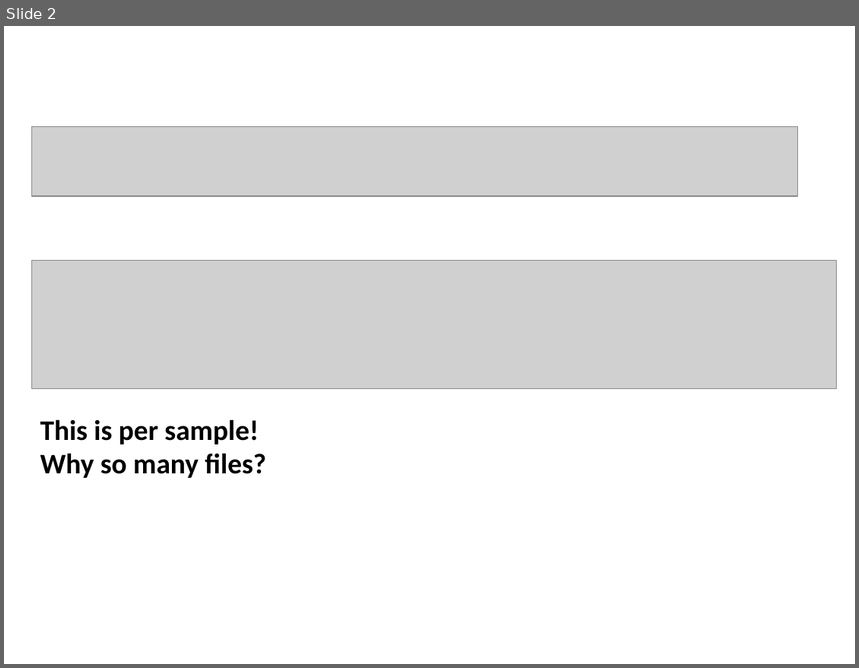
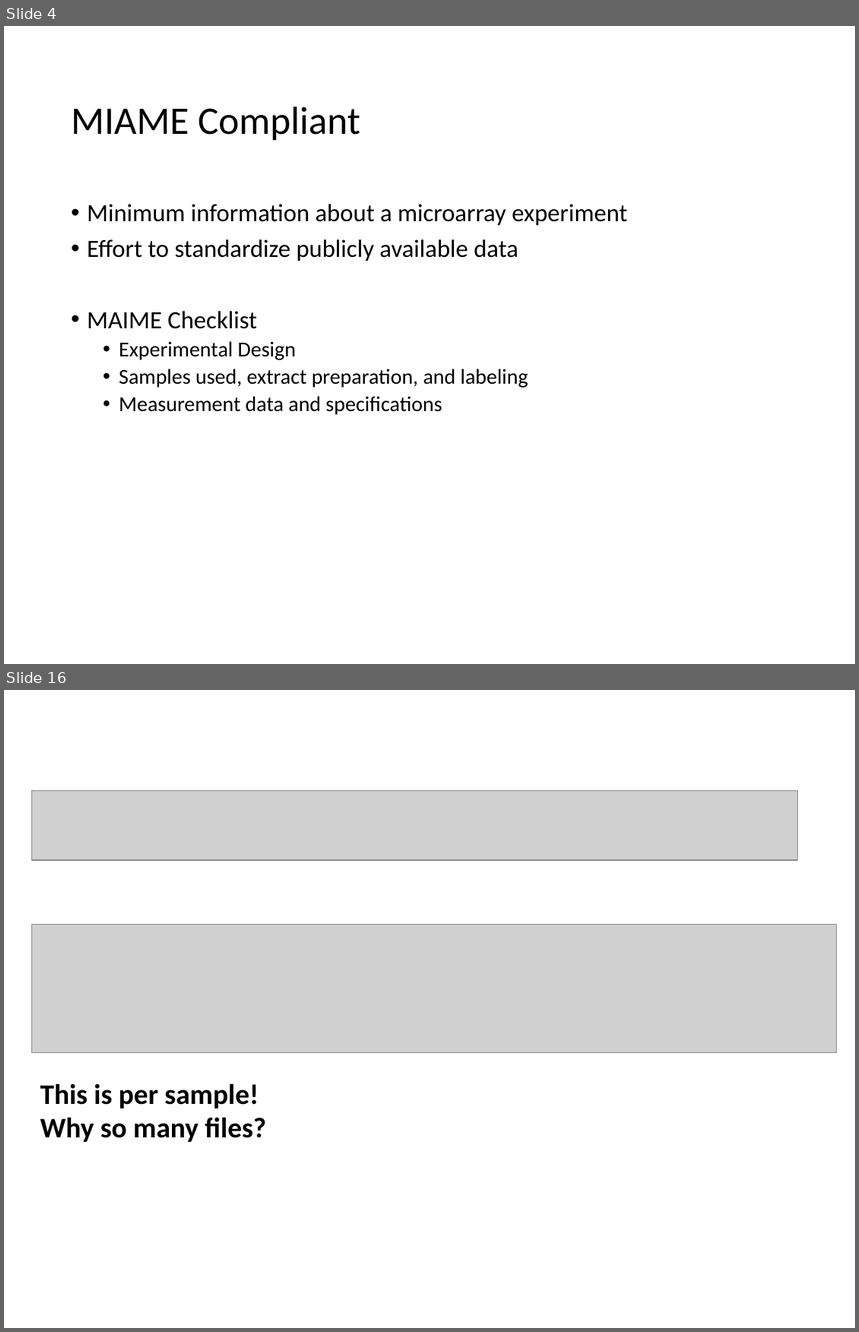
Before and after one commit to PRodriguez19/Intro-to-rnaseq, a slide deck: lectures/Lecture5-MMG232.pptx. Shown one above the other, each under a label of ours: slide 2 before the commit, slides 4 and 16 after it; the slides between them are not shown. The pictures are 859x668 and 859x1332 pixels, drawn with LibreOffice and Linux fonts; fonts in the diff are those of the drawing; grey boxes stand for pictures. Boxes give left, top, right and bottom in pixels: in the first picture for what was removed or moved away, otherwise in the second. Text is boxed around its words. In the diff, an @@ line names an element or a change of style, - is before the commit and + after.

```diff
--- a/lectures/Lecture5-MMG232.pptx
+++ b/lectures/Lecture5-MMG232.pptx
@@ slide 4 added at (4, 26, 855, 664), background #FFFFFF @@
@@ title added at (71, 107, 360, 141), 33 pt, text #000000 @@
+MIAME Compliant
@@ text added at (87, 204, 627, 415), 21 pt, text #000000 @@
+• Minimum information about a microarray experiment
+• Effort to standardize publicly available data
+• MAIME Checklist
+  • Experimental Design
+  • Samples used, extract preparation, and labeling
+  • Measurement data and specifications
@@ what was slide 2 is now slide 16 @@
```
Also in this commit, not shown: 12 slides changed, 13 other slides added, 2 other files.
